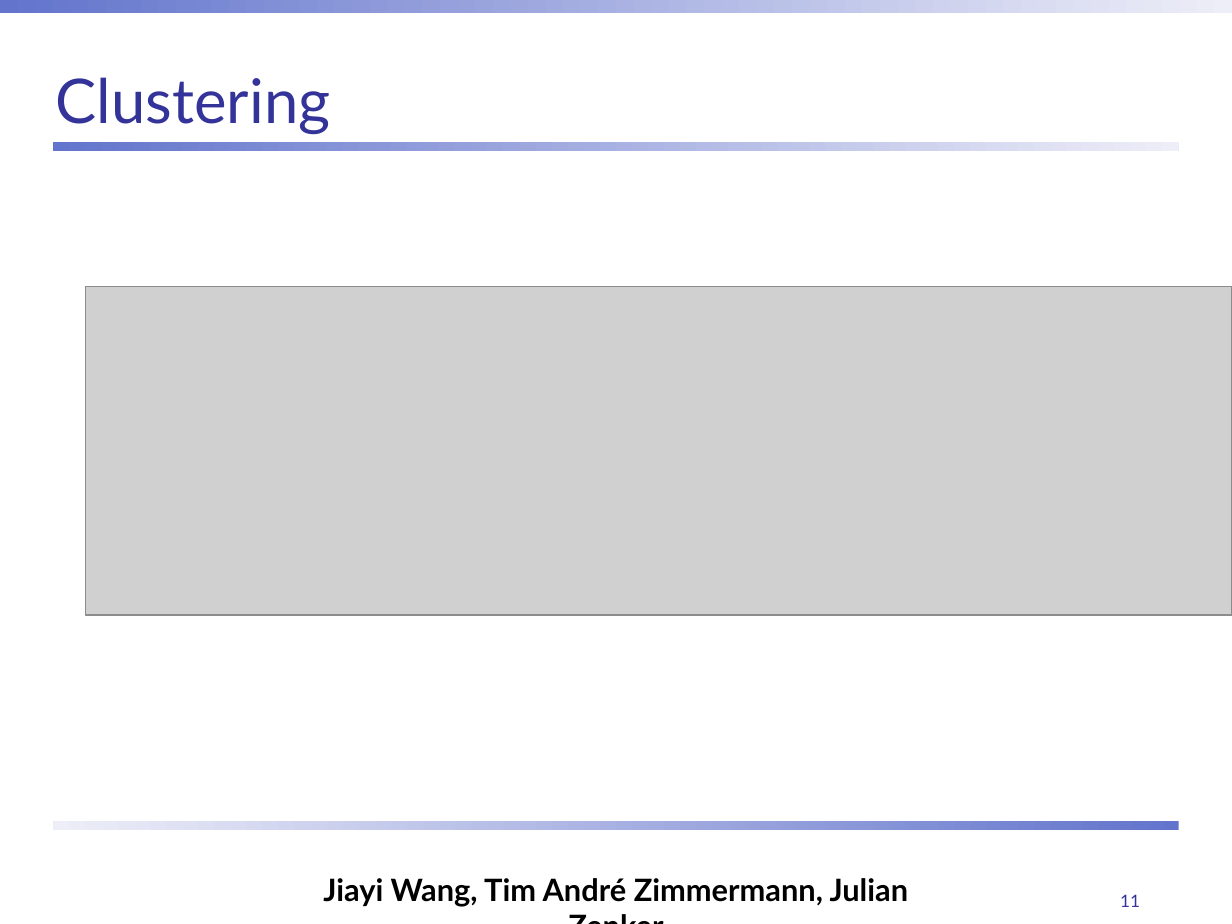
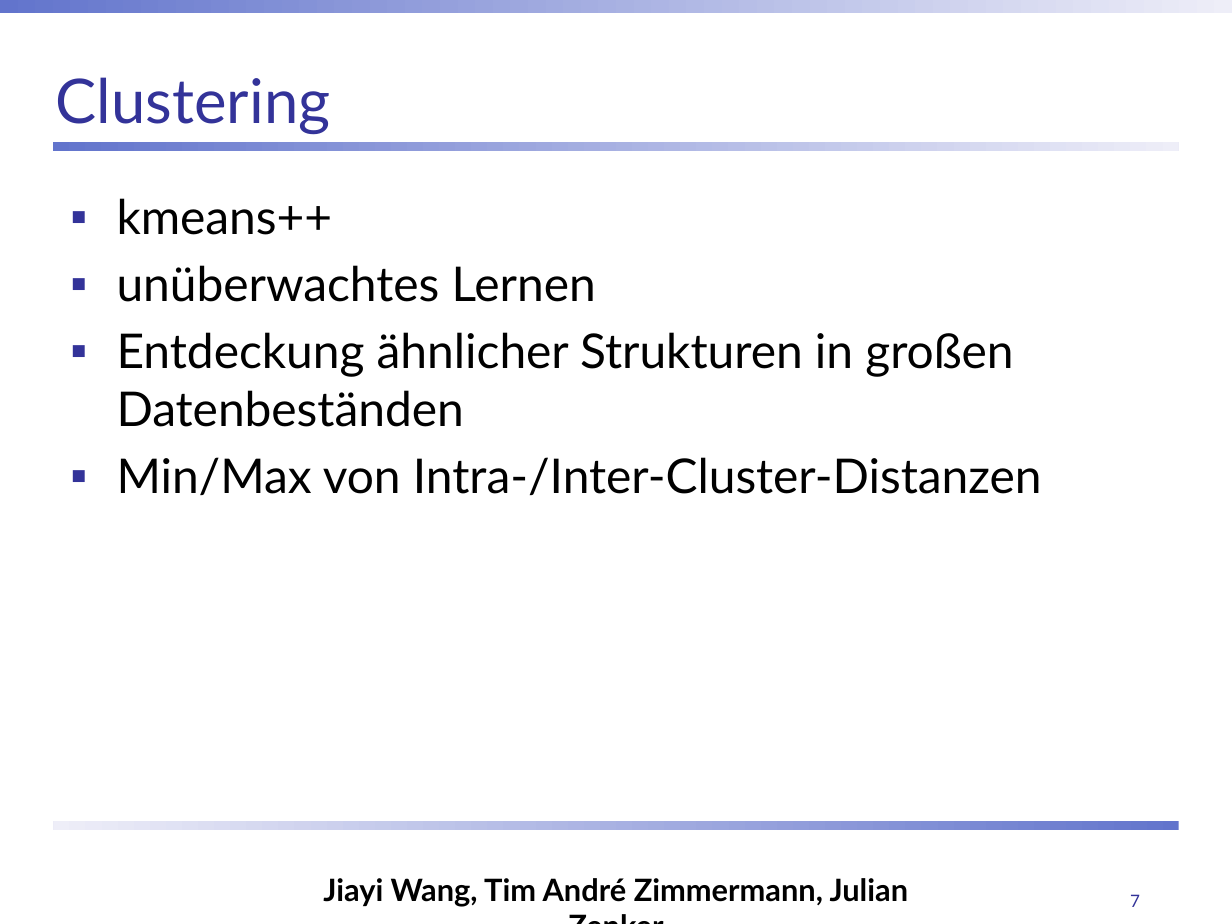
Before and after one commit to ChulioZ/music-recommender, a slide deck: slide 7 of Abschlusspräsentation.pptx (slide 11 before the commit). Drawn at 1232x924 pixels with LibreOffice and Linux fonts; fonts in the diff are those of the drawing; grey boxes stand for pictures; background and template pictures are left out. Boxes give left, top, right and bottom in pixels: in the first picture for what was removed or moved away, otherwise in the second. Text is boxed around its words. In the diff, an @@ line names an element or a change of style, - is before the commit and + after.

```diff
--- a/Abschlusspräsentation.pptx
+++ b/Abschlusspräsentation.pptx
@@ text added at [117, 198, 1042, 495], 28 pt, text #000000 @@
+▪ kmeans++
+▪ unüberwachtes Lernen
+▪ Entdeckung ähnlicher Strukturen in großen Datenbeständen
+▪ Min/Max von Intra-/Inter-Cluster-Distanzen
@@ picture removed at [86, 286, 1232, 615] @@
@@ page number at [1130, 894, 1140, 907]: text changed @@
-11
+7
```
Also in this commit, not shown: 10 other slides changed, 1 slide added, 9 slides removed.
